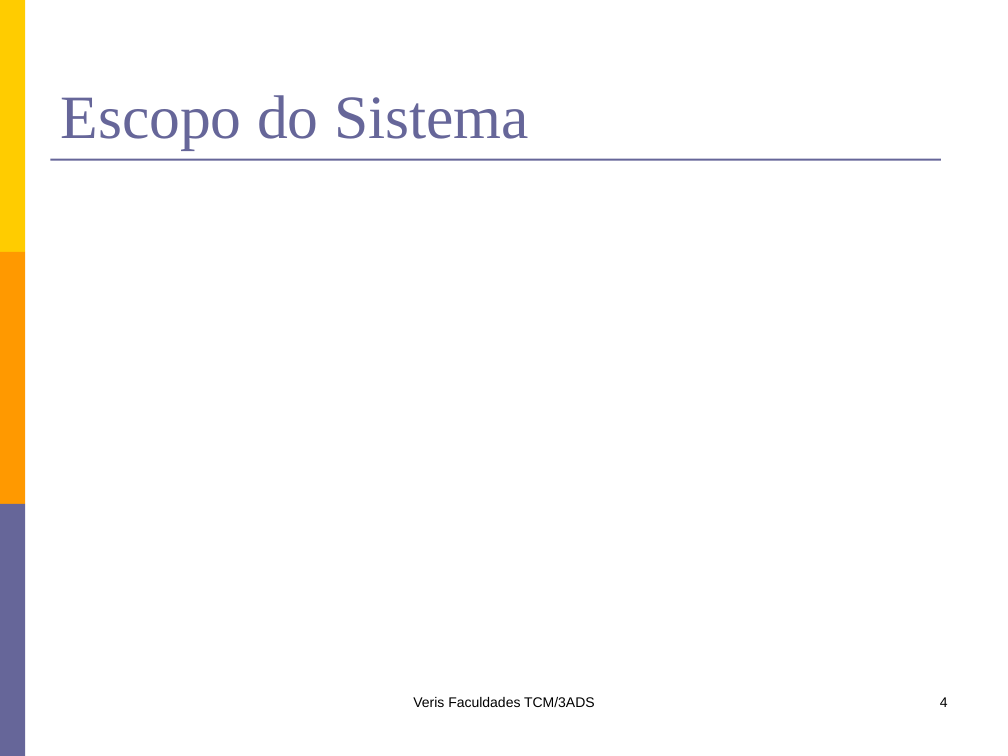
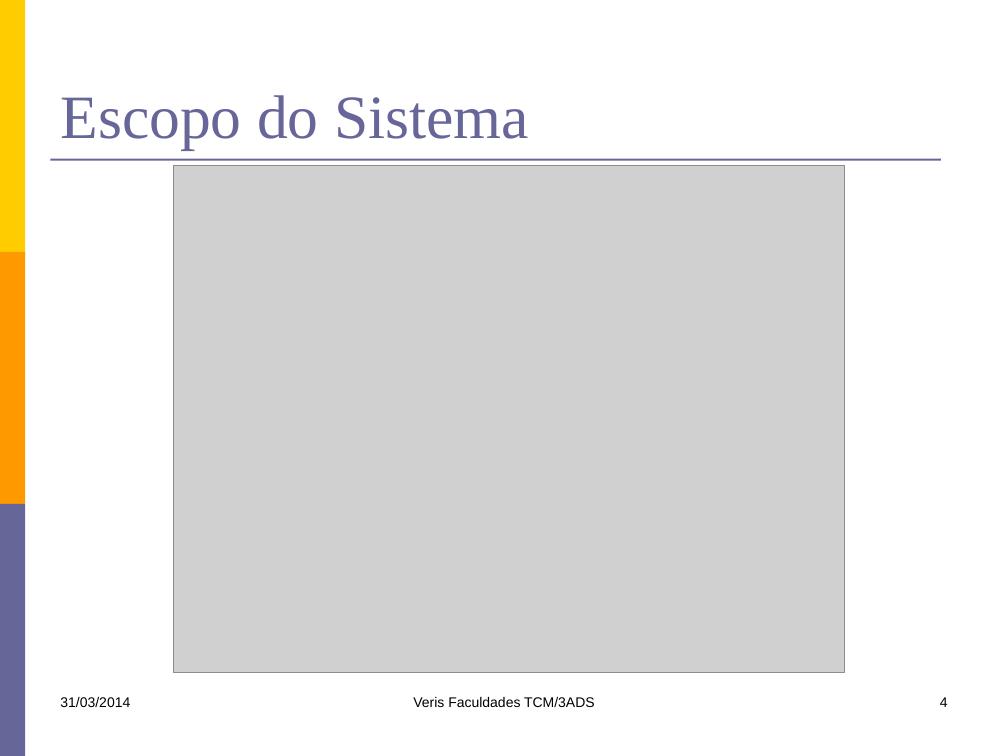
Before and after one commit to kokmz/TCCHUE, a slide deck: slide 4 of documentacao/G4_Apresentacao1sem2014.pptx. Drawn at 1008x756 pixels with LibreOffice and Linux fonts; fonts in the diff are those of the drawing; grey boxes stand for pictures. Boxes give left, top, right and bottom in pixels: in the first picture for what was removed or moved away, otherwise in the second. Text is boxed around its words. In the diff, an @@ line names an element or a change of style, - is before the commit and + after.

```diff
--- a/documentacao/G4_Apresentacao1sem2014.pptx
+++ b/documentacao/G4_Apresentacao1sem2014.pptx
@@ picture added at (173, 165, 845, 672) @@
@@ text added at (60, 697, 130, 707), 10 pt, text #000000 @@
+31/03/2014
```
Also in this commit, not shown: 4 other slides changed.
